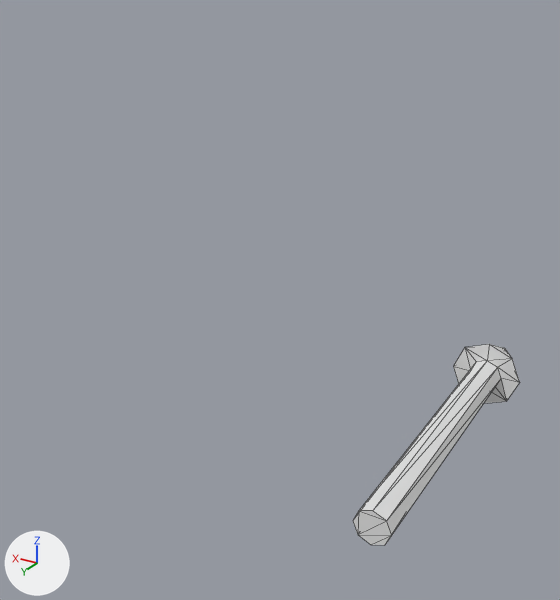
What one commit did to the COLLADA model samples/imu-gui/assets/arrow.dae.
Before and after are seen from a 50 mm camera at (-2.61, 6.28, 5.55) aimed at (2.27, -1.86, 1.49). The lights are fixed; the arrows at lower left show +X, +Y and +Z. Mesh edges are drawn as thin lines. Where no turn or scale is listed for an object, it has been applied to the vertices.

Script lines for the objects in view, before the commit:
```python
me_arrow = bpy.data.meshes.new('Arrow')
me_arrow.from_pydata(...)  # 25 vertices, 46 faces; spans x -0.5..0.5, y -5.0..0.0, z -0.5..0.5
ob_arrow = bpy.data.objects.new('Arrow', me_arrow)
ob_arrow.location = (0.0, 0.0, 0.0)
```
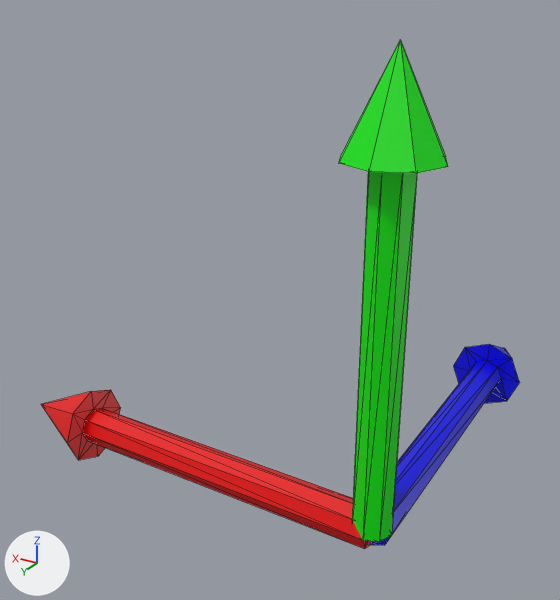
What the commit changed:
Material 'Material_002' (mat_material_002) is new.
Its base color is (0.0, 0.8, 0.0) (green #00e700).
Its roughness is 0.44.
Material 'Material' (mat_material) is new.
Its base color is (0.0, 0.0, 0.8) (blue #0000e7).
Its roughness is 0.44.
Material 'Material_001' (mat_material_001) is new.
Its base color is (0.8, 0.0, 0.0) (red #e70000).
Its roughness is 0.44.
me_arrow has 25 vertices, 46 faces and spans x -0.5..0.5, y -5.0..0.0, z -0.5..0.5.
me_arrow now uses material mat_material (blue #0000e7).
Mesh me_arrow_002 is new.
It has 25 vertices, 46 faces and spans x -0.5..0.5, y -5.0..0.0, z -0.5..0.5.
It uses material mat_material_002 (green #00e700).
Mesh me_arrow_001 is new.
It has 25 vertices, 46 faces and spans x 0.0..5.0, y -0.5..0.5, z -0.5..0.5.
It uses material mat_material_001 (red #e70000).
Object 'Arrow' (ob_arrow) now shows me_arrow_002 instead of me_arrow.
Object 'Arrow' (ob_arrow) turns from (0, 0, 0) to (-90, 0, 90) degrees about x, y and z.
Object 'ArrowZ' (ob_arrowz) is new; it shows me_arrow.
Its location is (0.0, 0.0, 0.0).
Object 'ArrowX' (ob_arrowx) is new; it shows me_arrow_001.
Its location is (0.0, 0.0, 0.0).

Changed parts and their boxes (x1, y1, x2, y2) in the pictures (560 x 600 px):
'Arrow', recoloured, reshaped, turned
    before: (353, 344, 519, 545)
    after: (339, 40, 448, 542)
'ArrowX', added (red)
    after: (41, 390, 371, 549)
'ArrowZ', added (blue)
    after: (371, 344, 519, 545)
